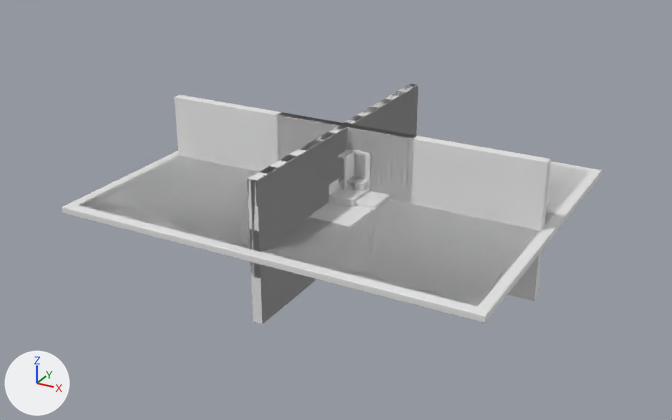
The FBX model Assets/Home/Interior/Models/HomeInterior3D.fbx as it was, and as the next commit left it.
The view is the same before and after, from a 50 mm camera at (10.05, -18.71, 8.78) aimed at (-0.09, -0.27, -0.44). Lighting does not change. The marker at lower left points along +X, +Y and +Z. The older version comes first. Where no turn or scale is listed for an object, it has been applied to the vertices. Vertices at exactly the same position are counted once.

Names of what the first picture shows: 'Home Back Wall', 'Home Balcony Deck', 'Home Bed Frame', 'Home Ceiling', 'Home Entry Lintel', 'Home Entry Wall Left', 'Home Entry Wall Right', 'Home Floor', 'Home Kitchen Counter Left', 'Home Left Wall', 'Home Right Wall North Pier', 'Home South Exterior Return Wall' and 8 more.
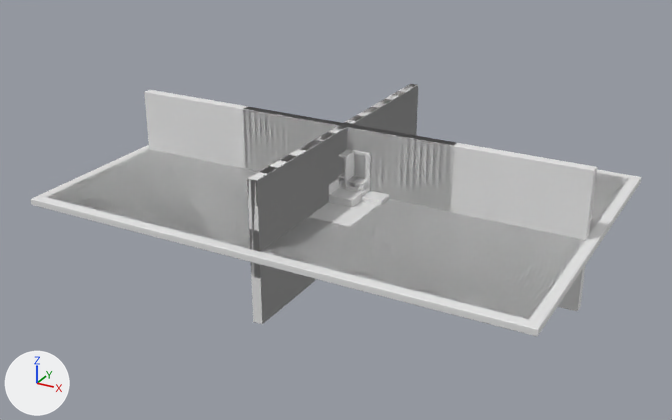
The change, as a diff of the scene's bpy script:
```diff
--- a/Assets/Home/Interior/Models/HomeInterior3D.fbx.py
+++ b/Assets/Home/Interior/Models/HomeInterior3D.fbx.py
@@ me_home_locked_room_front_right_mesh @@
 me_home_locked_room_front_right_mesh.from_pydata(...)  # 16 vertices, 14 faces; spans x -0.13..0.13, y -0.09..0.09, z -1.7..1.7
-me_home_locked_room_front_right_mesh.materials.append(mat_preview_home_wallpaper)  # white #e7e7e7
+me_home_locked_room_front_right_mesh.materials.append(mat_preview_home_plankfloor)  # white #e7e7e7
@@ me_home_entry_wall_right_mesh @@
 me_home_entry_wall_right_mesh.from_pydata(...)  # 16 vertices, 14 faces; spans x -1.85..1.85, y -0.12..0.12, z -1.7..1.7
-me_home_entry_wall_right_mesh.materials.append(mat_preview_home_wallpaper)  # white #e7e7e7
+me_home_entry_wall_right_mesh.materials.append(mat_preview_home_plankfloor)  # white #e7e7e7
@@ me_home_ceiling_mesh @@
-me_home_ceiling_mesh.from_pydata(...)  # 16 vertices, 14 faces; spans x -5.24..5.24, y -4.24..4.24, z -0.08..0.08
+me_home_ceiling_mesh.from_pydata(...)  # 16 vertices, 14 faces; spans x -6.24..6.24, y -4.24..4.24, z -0.08..0.08
+# me_home_ceiling_mesh part 2: the whole mesh is scaled about its middle by (1.19, 1, 1)
 me_home_ceiling_mesh.materials.append(mat_preview_home_ceilingplaster)
@@ me_home_entry_wall_right_door_infill_mesh @@
 me_home_entry_wall_right_door_infill_mesh.from_pydata(...)  # 16 vertices, 14 faces; spans x -0.32..0.32, y -0.12..0.12, z -1.32..1.32
-me_home_entry_wall_right_door_infill_mesh.materials.append(mat_preview_home_wallpaper)  # white #e7e7e7
+me_home_entry_wall_right_door_infill_mesh.materials.append(mat_preview_home_plankfloor)  # white #e7e7e7
@@ me_home_entry_wall_left_door_infill_mesh @@
 me_home_entry_wall_left_door_infill_mesh.from_pydata(...)  # 16 vertices, 14 faces; spans x -0.32..0.32, y -0.12..0.12, z -1.32..1.32
-me_home_entry_wall_left_door_infill_mesh.materials.append(mat_preview_home_wallpaper)  # white #e7e7e7
+me_home_entry_wall_left_door_infill_mesh.materials.append(mat_preview_home_plankfloor)  # white #e7e7e7
@@ me_home_kitchen_counter_left_mesh @@
 me_home_kitchen_counter_left_mesh.from_pydata(...)  # 16 vertices, 14 faces; spans x -0.705..0.705, y -0.41..0.41, z -0.46..0.46
-me_home_kitchen_counter_left_mesh.materials.append(mat_preview_home_wornlaminate)  # white #e7e7e7
+me_home_kitchen_counter_left_mesh.materials.append(mat_preview_home_roomlaminate)  # white #e7e7e7
@@ me_home_entry_lintel_mesh @@
 me_home_entry_lintel_mesh.from_pydata(...)  # 16 vertices, 14 faces; spans x -1.3..1.3, y -0.12..0.12, z -0.38..0.38
-me_home_entry_lintel_mesh.materials.append(mat_preview_home_wallpaper)  # white #e7e7e7
+me_home_entry_lintel_mesh.materials.append(mat_preview_home_plankfloor)  # white #e7e7e7
@@ me_home_locked_room_west_wall_mesh @@
 me_home_locked_room_west_wall_mesh.from_pydata(...)  # 16 vertices, 14 faces; spans x -0.09..0.09, y -1.53..1.53, z -1.7..1.7
-me_home_locked_room_west_wall_mesh.materials.append(mat_preview_home_wallpaper)  # white #e7e7e7
+me_home_locked_room_west_wall_mesh.materials.append(mat_preview_home_plankfloor)  # white #e7e7e7
@@ me_home_floor_mesh @@
-me_home_floor_mesh.from_pydata(...)  # 16 vertices, 14 faces; spans x -5.0..5.0, y -4.0..4.0, z -0.08..0.08
-me_home_floor_mesh.materials.append(mat_preview_home_plankfloor)  # white #e7e7e7
+me_home_floor_mesh.from_pydata(...)  # 16 vertices, 14 faces; spans x -6.0..6.0, y -4.0..4.0, z -0.08..0.08
+# me_home_floor_mesh part 3: the whole mesh is scaled about its middle by (1.2, 1, 1)
+me_home_floor_mesh.materials.append(mat_preview_home_roomplanks)  # white #e7e7e7
@@ me_home_entry_wall_left_mesh @@
-me_home_entry_wall_left_mesh.from_pydata(...)  # 16 vertices, 14 faces; spans x -1.85..1.85, y -0.12..0.12, z -1.7..1.7
-me_home_entry_wall_left_mesh.materials.append(mat_preview_home_wallpaper)  # white #e7e7e7
+me_home_entry_wall_left_mesh.from_pydata(...)  # 16 vertices, 14 faces; spans x -2.85..2.85, y -0.12..0.12, z -1.7..1.7
+# me_home_entry_wall_left_mesh part 1: the whole mesh is scaled about its middle by (1.54, 1, 1)
+me_home_entry_wall_left_mesh.materials.append(mat_preview_home_plankfloor)  # white #e7e7e7
@@ me_home_bed_frame_mesh @@
-me_home_bed_frame_mesh.from_pydata(...)  # 16 vertices, 14 faces; spans x -1.27..1.27, y -0.88..0.88, z -0.19..0.19
-me_home_bed_frame_mesh.materials.append(mat_preview_home_darkwood)  # white #e7e7e7
+me_home_bed_frame_mesh.from_pydata(...)  # 16 vertices, 14 faces; spans x -1.27..1.27, y -0.57..0.57, z -0.19..0.19
+# me_home_bed_frame_mesh part 4: the whole mesh is scaled about its middle by (1, 0.655, 1)
+me_home_bed_frame_mesh.materials.append(mat_preview_home_roomupholstery)  # white #e7e7e7
@@ me_home_left_wall_mesh @@
 me_home_left_wall_mesh.from_pydata(...)  # 16 vertices, 14 faces; spans x -0.12..0.12, y -4.0..4.0, z -1.7..1.7
-me_home_left_wall_mesh.materials.append(mat_preview_home_wallpaper)  # white #e7e7e7
+me_home_left_wall_mesh.materials.append(mat_preview_home_plankfloor)  # white #e7e7e7
@@ me_home_locked_room_front_left_mesh @@
-me_home_locked_room_front_left_mesh.from_pydata(...)  # 16 vertices, 14 faces; spans x -0.13..0.13, y -0.09..0.09, z -1.7..1.7
-me_home_locked_room_front_left_mesh.materials.append(mat_preview_home_wallpaper)  # white #e7e7e7
+me_home_locked_room_front_left_mesh.from_pydata(...)  # 16 vertices, 14 faces; spans x -1.48..1.48, y -0.09..0.09, z -1.7..1.7
+# edits to the shape of me_home_locked_room_front_left_mesh do not show in these pictures
+me_home_locked_room_front_left_mesh.materials.append(mat_preview_home_plankfloor)  # white #e7e7e7
@@ me_home_back_wall_mesh @@
-me_home_back_wall_mesh.from_pydata(...)  # 16 vertices, 14 faces; spans x -5.0..5.0, y -0.12..0.12, z -1.7..1.7
-me_home_back_wall_mesh.materials.append(mat_preview_home_wallpaper)  # white #e7e7e7
+me_home_back_wall_mesh.from_pydata(...)  # 16 vertices, 14 faces; spans x -6.0..6.0, y -0.12..0.12, z -1.7..1.7
+# me_home_back_wall_mesh part 5: the whole mesh is scaled about its middle by (1.2, 1, 1)
+me_home_back_wall_mesh.materials.append(mat_preview_home_plankfloor)  # white #e7e7e7
```

What differs and where, as boxes [x1, y1, x2, y2] in the pictures (672 x 420 px):
'Home Ceiling', rescaled (13% wider, 11% taller): before [62, 151, 602, 323]; after [31, 145, 641, 336]
'Home Back Wall', recoloured, rescaled (20% wider, 7% taller): before [174, 95, 551, 301]; after [144, 90, 597, 311]
'Home Floor', rescaled (13% wider, 9% taller): before [81, 155, 590, 307]; after [51, 153, 628, 319]
'Home Entry Wall Left', rescaled: before [277, 115, 413, 203]; after [243, 107, 457, 212]
'Home Entry Wall Right', recoloured: [277, 112, 416, 202] in both
'Home Bed Frame', rescaled: before [355, 191, 389, 210]; after [361, 191, 389, 206]
